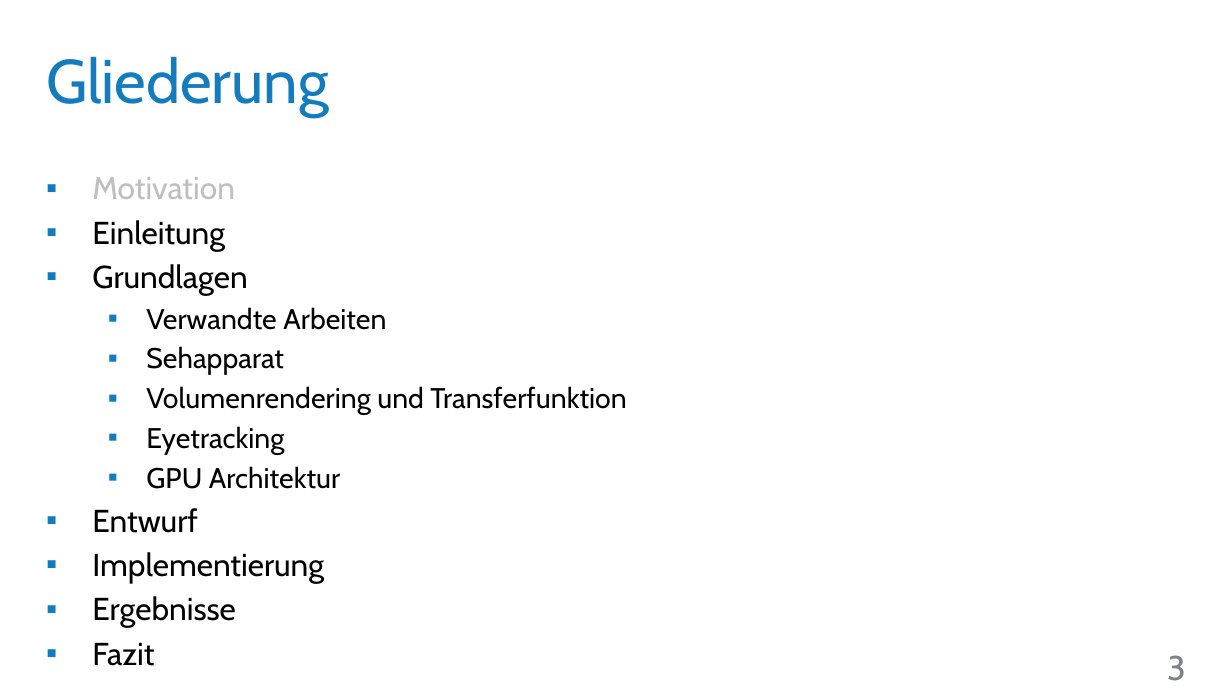
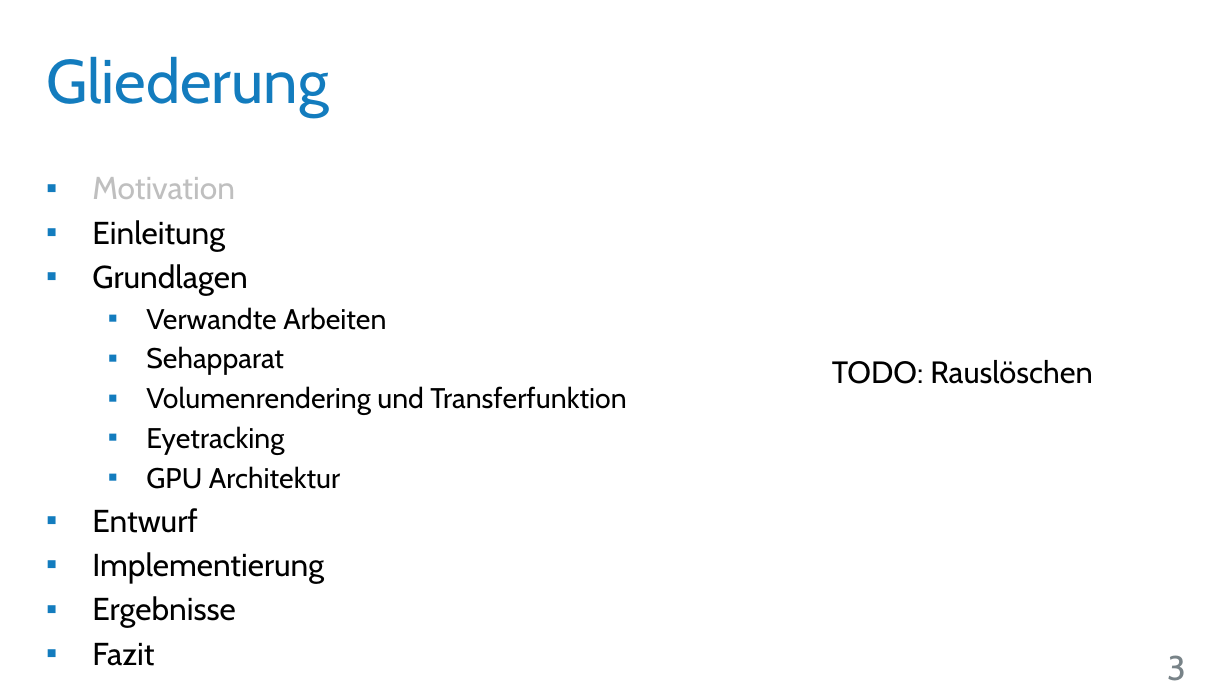
Before and after one commit to UniStuttgart-VISUS/FoveatedVolumeRendering, a slide deck: slide 3 of Dokumente/Vortrag/Wahrnehmungsorientiertes_Volumen-Rendering.pptx. Drawn at 1232x693 pixels with LibreOffice and Linux fonts; fonts in the diff are those of the drawing; background and template pictures are left out. Boxes give left, top, right and bottom in pixels: in the first picture for what was removed or moved away, otherwise in the second. Text is boxed around its words. In the diff, an @@ line names an element or a change of style, - is before the commit and + after.

Commit message:
Vortrag: TODO's eingefügt.

```diff
--- a/Dokumente/Vortrag/Wahrnehmungsorientiertes_Volumen-Rendering.pptx
+++ b/Dokumente/Vortrag/Wahrnehmungsorientiertes_Volumen-Rendering.pptx
@@ text added at (x1=832, y1=360, x2=1093, y2=384), 18 pt, text #000000 @@
+TODO: Rauslöschen
```
Also in this commit, not shown: 10 other slides changed, 3 slides added, 2 slides removed.
